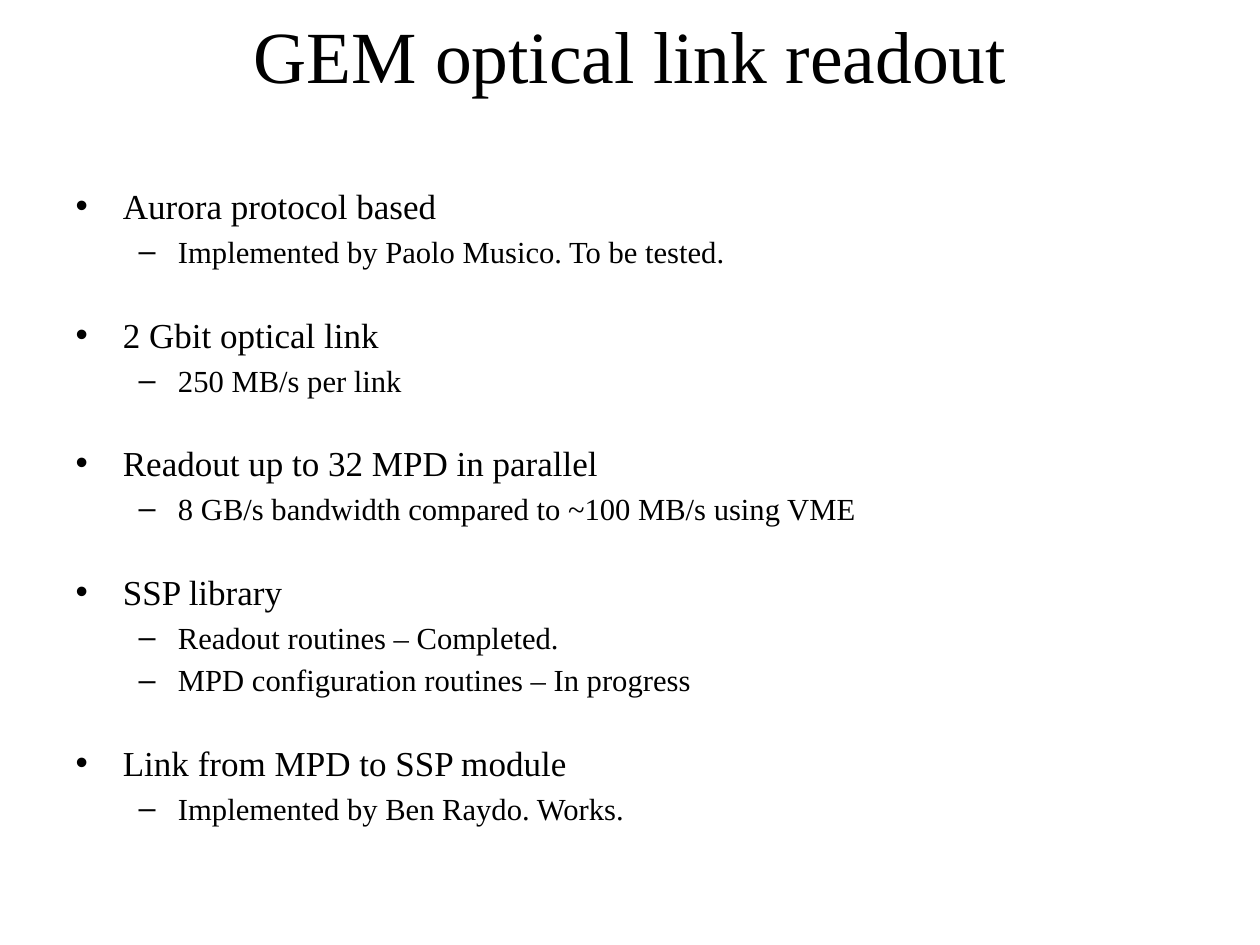
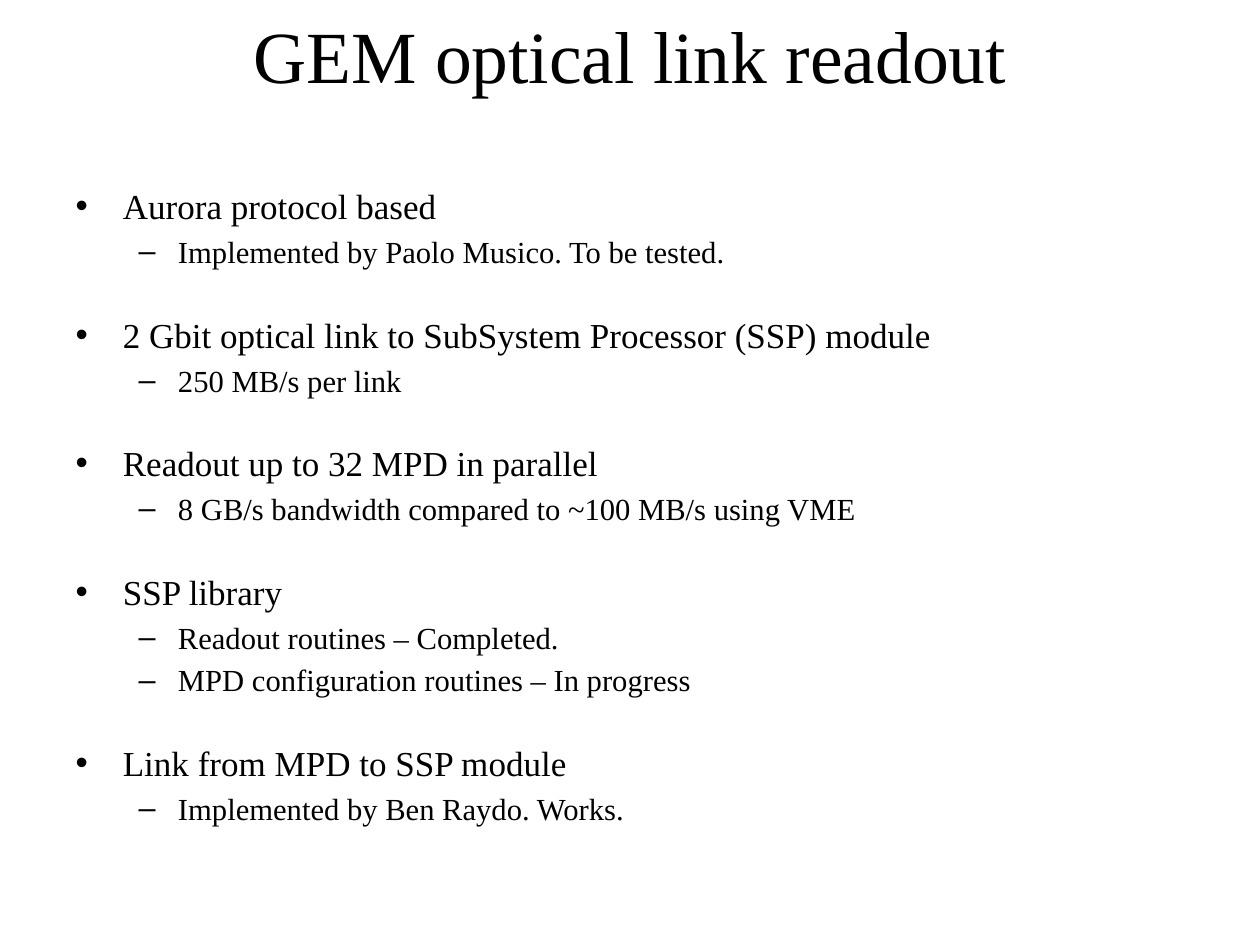
Before and after one commit to bmoffit/sbsdaq, a slide deck: slide 17 of 2015_DOE_Review/SuperBigBite DAQ update.pptx. Drawn at 1260x945 pixels with LibreOffice and Linux fonts; fonts in the diff are those of the drawing; background and template pictures are left out. Boxes give left, top, right and bottom in pixels: in the first picture for what was removed or moved away, otherwise in the second. Text is boxed around its words. In the diff, an @@ line names an element or a change of style, - is before the commit and + after.

```diff
--- a/2015_DOE_Review/SuperBigBite DAQ update.pptx
+++ b/2015_DOE_Review/SuperBigBite DAQ update.pptx
@@ text at (x1=123, y1=323, x2=930, y2=355): text changed @@
-• 2 Gbit optical link
+• 2 Gbit optical link to SubSystem Processor (SSP) module
```
Also in this commit, not shown: 14 other slides changed, 14 slides added, 1 other file.
